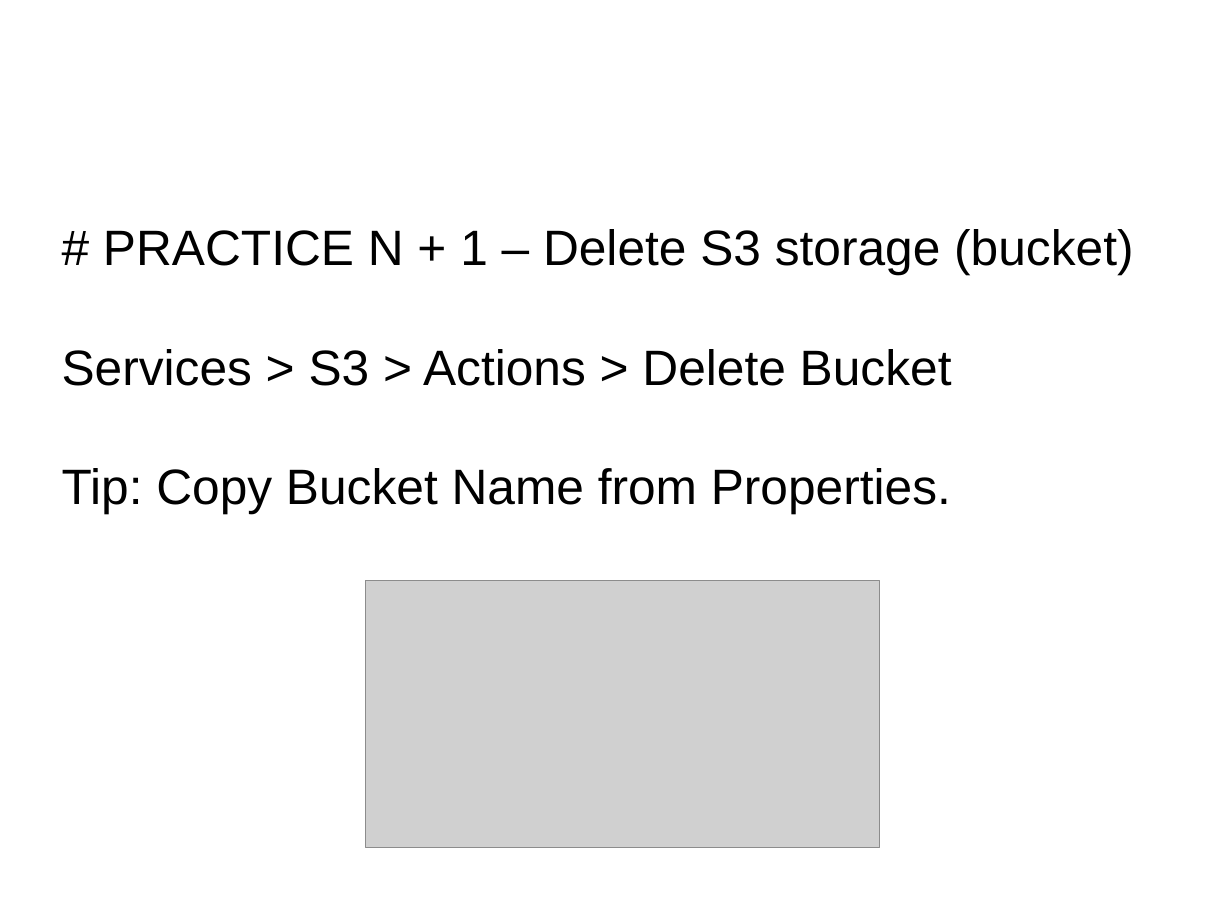
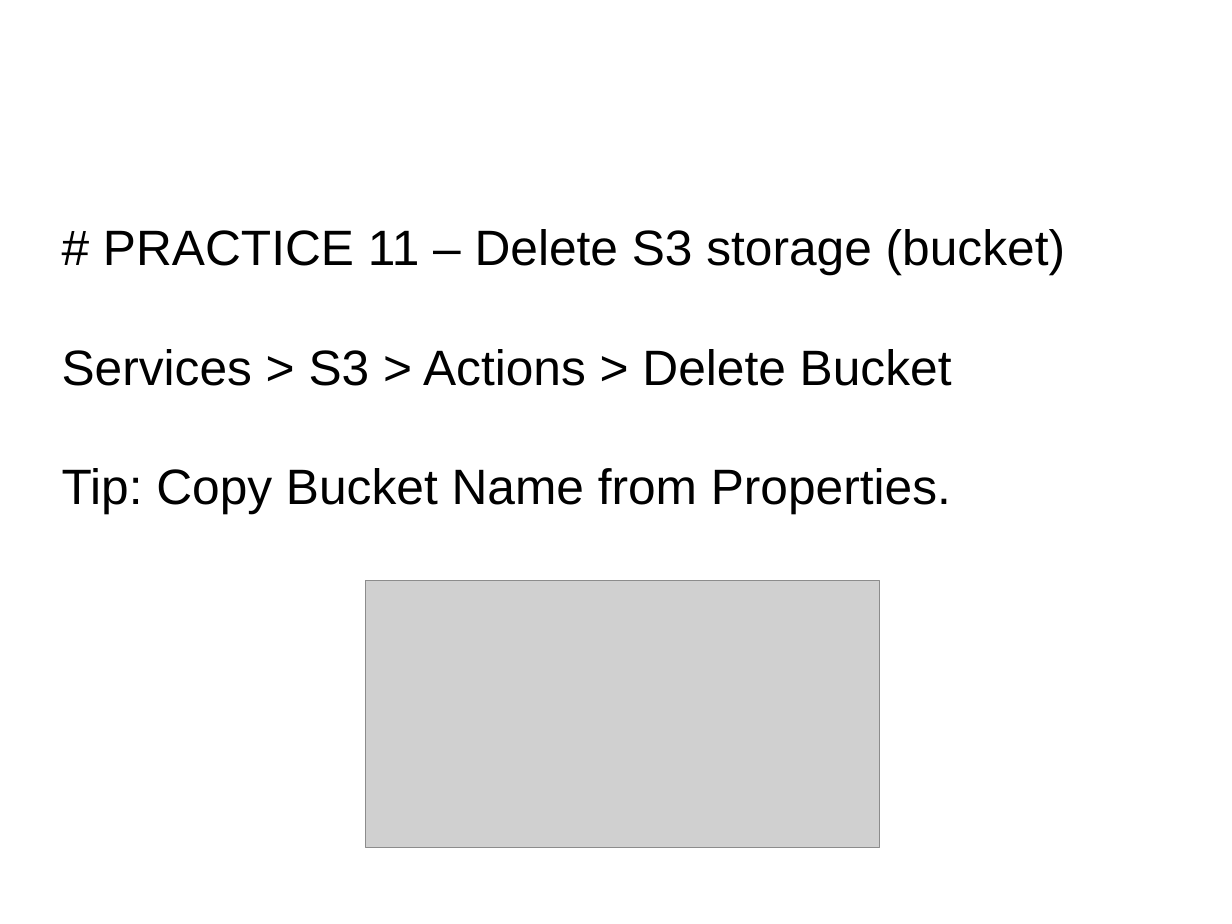
Before and after one commit to dsikar/GMSHadoopWorkshop, a slide deck: slide 17 of slides/05-RunningHadoopOnAWS.odp. Drawn at 1232x924 pixels with LibreOffice and Linux fonts; fonts in the diff are those of the drawing; grey boxes stand for pictures; background and template pictures are left out. Boxes give left, top, right and bottom in pixels: in the first picture for what was removed or moved away, otherwise in the second. Text is boxed around its words. In the diff, an @@ line names an element or a change of style, - is before the commit and + after.

```diff
--- a/slides/05-RunningHadoopOnAWS.odp
+++ b/slides/05-RunningHadoopOnAWS.odp
@@ subtitle at <box>103,229,1065,275</box>: text changed @@
-# PRACTICE N + 1 – Delete S3 storage (bucket)
+# PRACTICE 11 – Delete S3 storage (bucket)
```
Also in this commit, not shown: 1 other slide changed, 6 other files.
